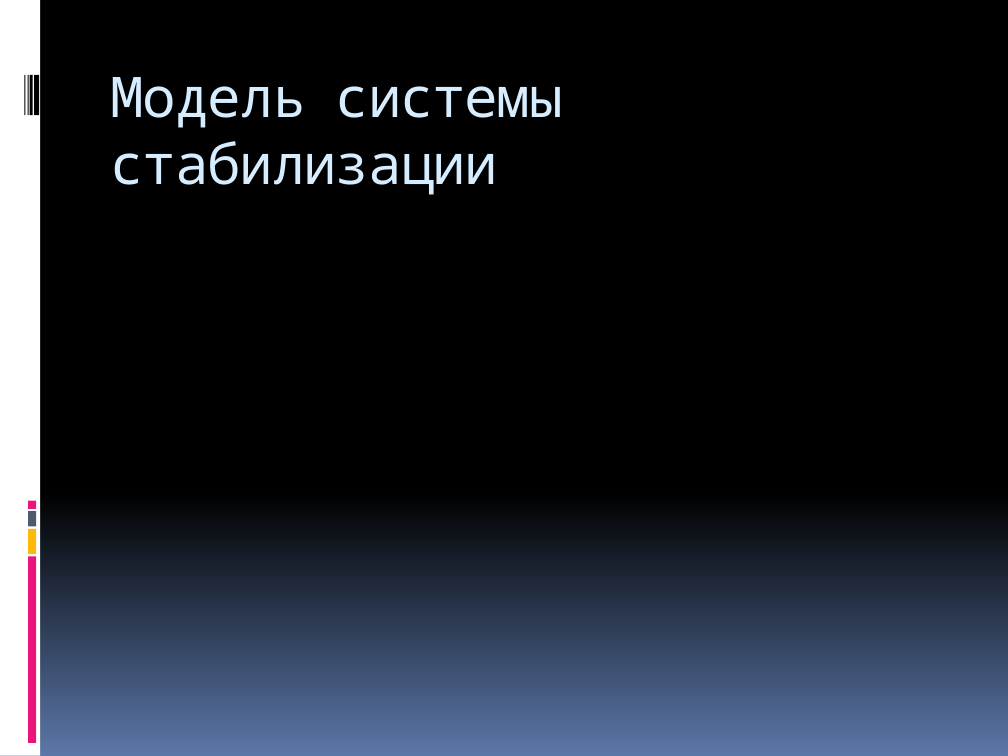
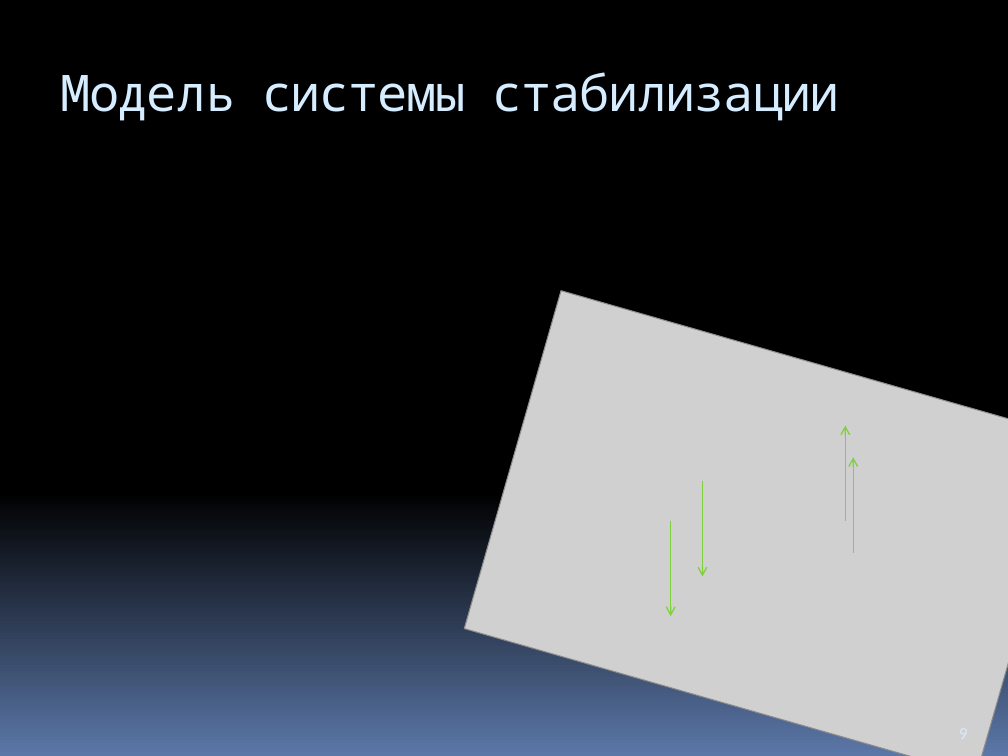
Before and after one commit to yaceq/quadro-xds, a slide deck: slide 9 of Docs/Medias2012.pptx (slide 18 before the commit). Drawn at 1008x756 pixels with LibreOffice and Linux fonts; fonts in the diff are those of the drawing; grey boxes stand for pictures. Boxes give left, top, right and bottom in pixels: in the first picture for what was removed or moved away, otherwise in the second. Text is boxed around its words. In the diff, an @@ line names an element or a change of style, - is before the commit and + after.

```diff
--- a/Docs/Medias2012.pptx
+++ b/Docs/Medias2012.pptx
@@ rectangle removed at bbox=[0, 0, 40, 756] @@
@@ title "Модель системы стабилизации": place and size @@
-title "Модель системы стабилизации" at bbox=[111, 77, 563, 195]
+title "Модель системы стабилизации" at bbox=[60, 72, 840, 121]
@@ title "Модель системы стабилизации" at bbox=[60, 72, 840, 121]: size 40 to 36 pt @@
@@ rectangle removed at bbox=[24, 75, 25, 115] @@
@@ rectangle removed at bbox=[27, 75, 28, 115] @@
@@ rectangle removed at bbox=[29, 75, 32, 115] @@
@@ rectangle removed at bbox=[34, 75, 39, 115] @@
@@ picture added at bbox=[464, 290, 1008, 756] @@
@@ arrow added from (846, 521) to (846, 425), #7FD13B 0.94 pt @@
@@ arrow added from (853, 552) to (853, 458), #7FD13B 0.94 pt @@
@@ rectangle removed at bbox=[28, 501, 36, 509] @@
@@ arrow added from (703, 481) to (703, 577), #7FD13B 0.94 pt @@
@@ rectangle removed at bbox=[28, 529, 36, 554] @@
@@ rectangle removed at bbox=[28, 511, 36, 526] @@
@@ arrow added from (670, 521) to (670, 616), #7FD13B 0.94 pt @@
@@ rectangle removed at bbox=[28, 556, 36, 743] @@
```
Also in this commit, not shown: 11 other slides changed, 3 slides added, 10 slides removed, 8 other files.
